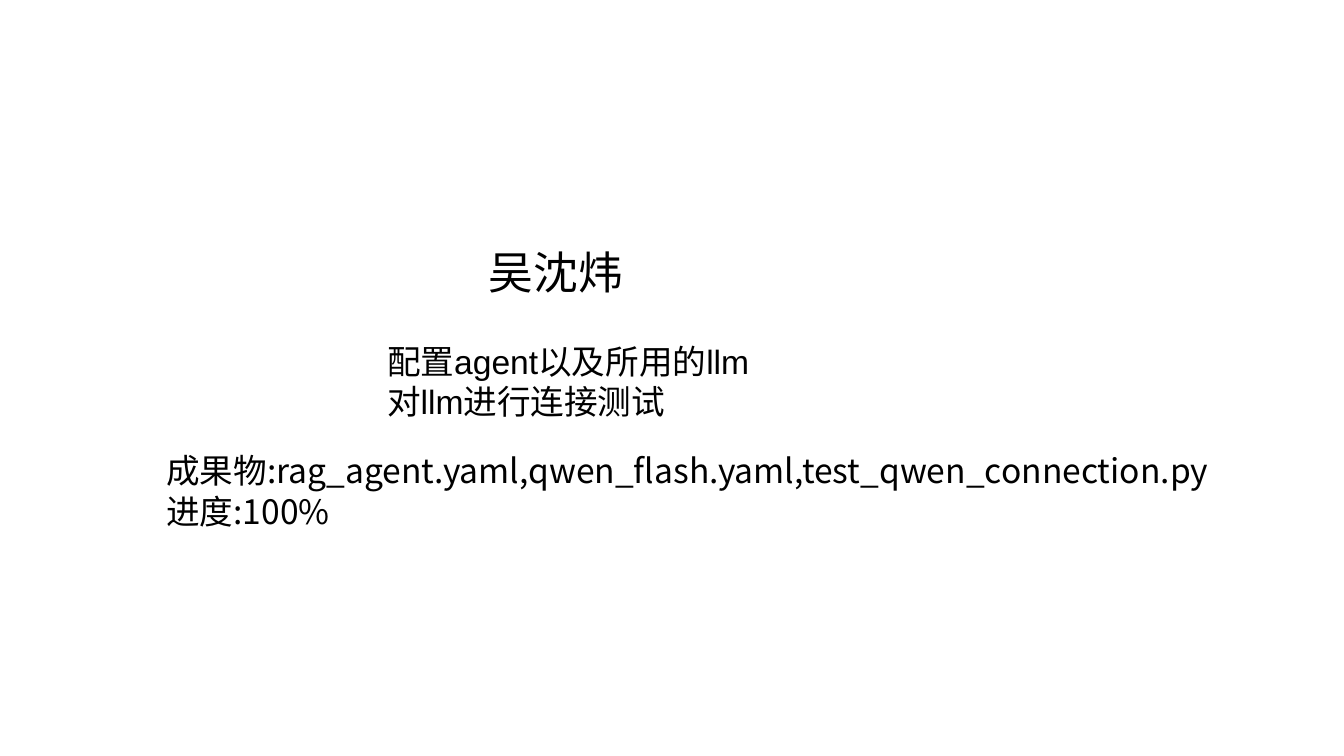
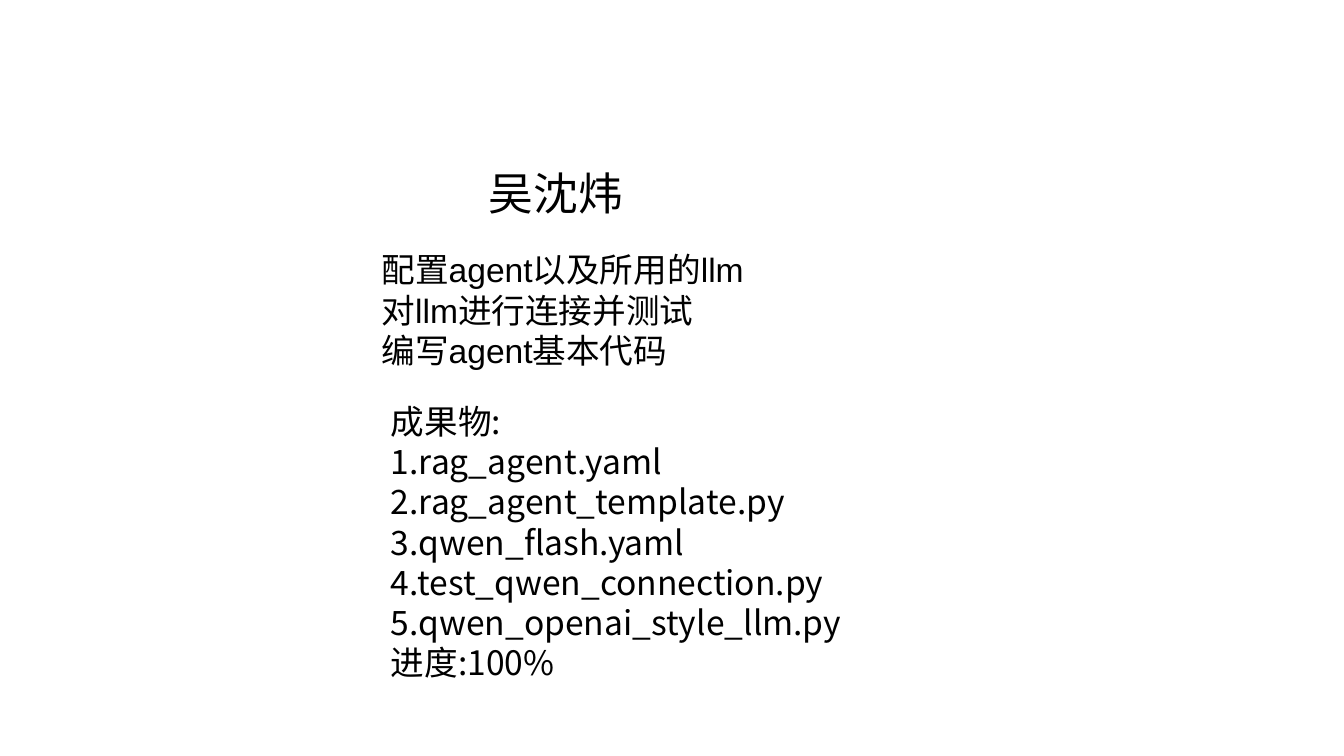
Before and after one commit to C32-SoundTech/SoundTech, a slide deck: slide 1 of docs/wswCR7/软工实践-10-23.pptx. Drawn at 1344x756 pixels with LibreOffice and Linux fonts; fonts in the diff are those of the drawing. Boxes give left, top, right and bottom in pixels: in the first picture for what was removed or moved away, otherwise in the second. Text is boxed around its words. In the diff, an @@ line names an element or a change of style, - is before the commit and + after.

```diff
--- a/docs/wswCR7/软工实践-10-23.pptx
+++ b/docs/wswCR7/软工实践-10-23.pptx
@@ text "吴沈炜": place and size @@
-text "吴沈炜" at bbox=[489, 251, 623, 293]
+text "吴沈炜" at bbox=[489, 172, 623, 214]
@@ text "配置agent以及所用的llm": place and size @@
-text "配置agent以及所用的llm" at bbox=[387, 345, 749, 417]
+text "配置agent以及所用的llm" at bbox=[382, 253, 744, 370]
@@ text at bbox=[382, 288, 694, 370]: text changed @@
-对llm进行连接测试
+对llm进行连接并测试
+编写agent基本代码
@@ text "成果物:": place and size @@
-text "成果物:" at bbox=[166, 454, 1208, 527]
+text "成果物:" at bbox=[391, 405, 841, 678]
@@ text at bbox=[391, 405, 841, 643]: text changed @@
-成果物:rag_agent.yaml,qwen_flash.yaml,test_qwen_connection.py
+成果物:
+1.rag_agent.yaml
+2.rag_agent_template.py
+3.qwen_flash.yaml
+4.test_qwen_connection.py
+5.qwen_openai_style_llm.py
```
Also in this commit, not shown: 1 other slide changed, 2 slides added, 2 slides removed.
